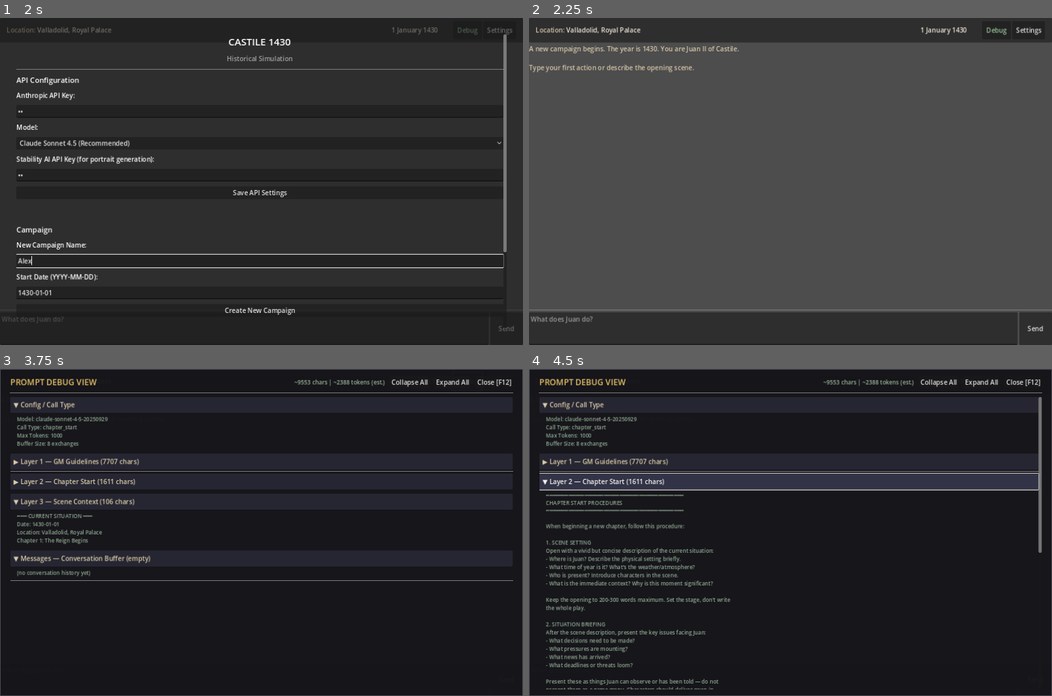
Above: before the commit, frames 1-4 (two rows, left to right).
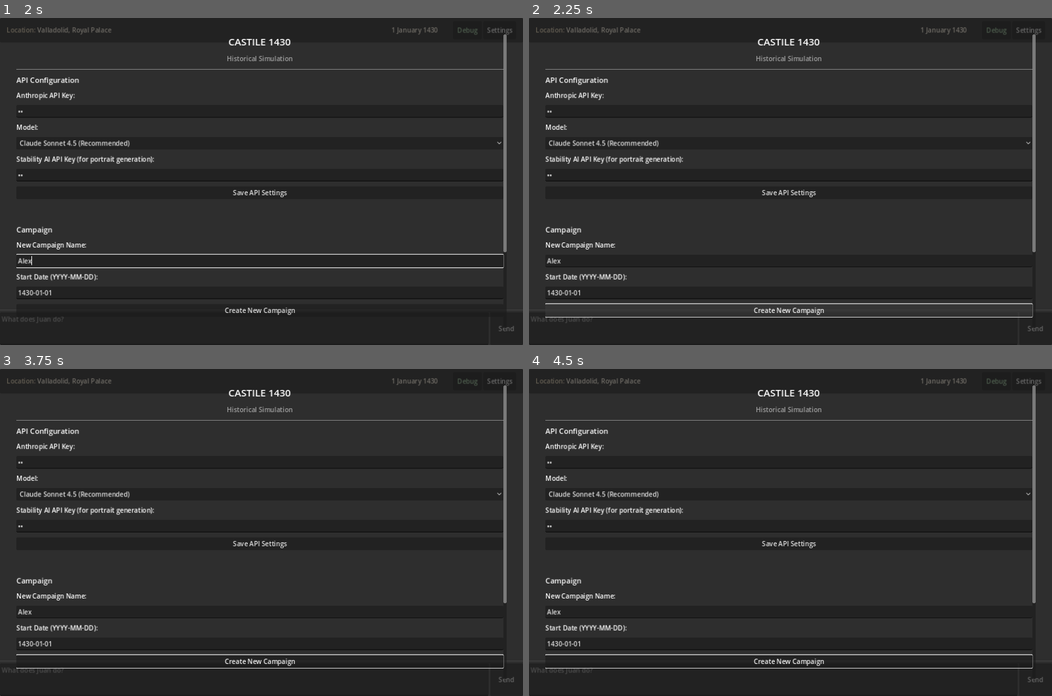
Above: after the commit, the same moments.

Repository: SSicco/History-sim
Game: Godot game, scene res://scenes/main.tscn
The game is run twice, just before and just after one commit, with the same random seed, the same clock (stepped at 60 frames per second) and the same inputs.
Inputs (mouse positions are in pixels of both pictures, inside the frame that each line leads up to):
- Up to frame 1 (2 s): click (245, 328) at 0.52 s; type "12" at 0.6 s; click (261, 112) at 0.75 s; type "12" at 0.83 s; click (261, 174) at 0.98 s; type "12" at 1.07 s; click (261, 259) at 1.27 s; type "Alex" at 1.35 s
- Up to frame 2 (2.25 s): click "Create New Campaign" at 2 s
- Up to frame 3 (3.75 s): click (261, 660) at 2.75 s, where only the run after the commit has a clickable "Create New Campaign"; click "Debug" at 3.5 s
- Up to frame 4 (4.5 s): click (790, 480) at 4.25 s, where only the run before the commit has a clickable "▶ Layer 2 — Chapter Start (16…"

Frame 1 is identical in both runs. In frame 2, 81% of the frame differs, in the area x 0-100%, y 2-100%; in frame 3, 7.2%; in frame 4, 14%.
Error after the commit: Parse Error: Cannot infer the type of "alias_readable" variable because the value doesn't have a set type. (res://scripts/prompt_assembler.gd:209)

Commit message:
Add character-mention resolver to prompt assembler
When the player mentions a character by name or alias in their input,
the prompt engine now automatically looks them up in the character
database and injects their full data into the system prompt under a
"CHARACTERS REFERENCED BY PLAYER" section. This ensures Claude has
the character context it needs even when they aren't in scene_characters.

https://claude.ai/code/session_016DjAE2hwihSi3MhUxuNpF8

Diff:
--- a/scripts/prompt_assembler.gd
+++ b/scripts/prompt_assembler.gd
@@ -63,7 +63,7 @@
 ## Returns {"system": Array, "messages": Array, "max_tokens": int}
 func assemble_prompt(player_input: String) -> Dictionary:
 	var call_type := game_state.current_call_type
-	var system_blocks := _build_system_blocks(call_type)
+	var system_blocks := _build_system_blocks(call_type, player_input)
 	var messages := _build_messages(player_input)
 	var max_tokens: int = MAX_TOKENS.get(call_type, 400)
 
@@ -75,7 +75,7 @@
 
 
 ## Builds the system content blocks with cache control markers.
-func _build_system_blocks(call_type: String) -> Array:
+func _build_system_blocks(call_type: String, player_input: String = "") -> Array:
 	var blocks: Array = []
 
 	# Layer 1 — GM Guidelines (always present, cached)
@@ -106,7 +106,7 @@
 		})
 
 	# Layer 3 — Scene context (cached, updates at scene changes)
-	var scene_context := _build_scene_context()
+	var scene_context := _build_scene_context(player_input)
 	if scene_context != "":
 		blocks.append({
 			"type": "text",
@@ -118,7 +118,8 @@
 
 
 ## Builds scene-specific context from game data.
-func _build_scene_context() -> String:
+## Scans player_input for character mentions and includes their data automatically.
+func _build_scene_context(player_input: String = "") -> String:
 	var parts: PackedStringArray = []
 
 	# Current situation
@@ -128,13 +129,17 @@
 	parts.append("Chapter %d: %s" % [game_state.current_chapter, game_state.chapter_title])
 	parts.append("")
 
+	var characters_data = data_manager.load_json("characters.json")
+	var all_characters: Array = []
+	if characters_data != null and characters_data.has("characters"):
+		all_characters = characters_data["characters"]
+
 	# Characters in scene
 	if not game_state.scene_characters.is_empty():
 		parts.append("═══ CHARACTERS PRESENT ═══")
-		var characters_data = data_manager.load_json("characters.json")
-		if characters_data != null and characters_data.has("characters"):
+		if not all_characters.is_empty():
 			for char_id in game_state.scene_characters:
-				var char_info = _find_character(characters_data["characters"], char_id)
+				var char_info = _find_character(all_characters, char_id)
 				if char_info != null:
 					parts.append(_format_character_context(char_info))
 					parts.append("")
@@ -143,6 +148,21 @@
 				parts.append("- %s" % char_id)
 		parts.append("")
 
+	# Characters referenced in player input but not already in scene
+	if player_input != "" and not all_characters.is_empty():
+		var referenced := _resolve_mentioned_characters(player_input, all_characters)
+		# Filter out characters already in scene
+		var new_refs: Array = []
+		for char_info in referenced:
+			if not game_state.scene_characters.has(char_info.get("id", "")):
+				new_refs.append(char_info)
+		if not new_refs.is_empty():
+			parts.append("═══ CHARACTERS REFERENCED BY PLAYER ═══")
+			for char_info in new_refs:
+				parts.append(_format_character_context(char_info))
+				parts.append("")
+			parts.append("")
+
 	# Running chapter summary
 	if game_state.running_summary != "":
 		parts.append("═══ CHAPTER SUMMARY SO FAR ═══")
@@ -157,6 +177,51 @@
 		if c is Dictionary and c.get("id") == char_id:
 			return c
 	return null
+
+
+## Scans player input for character name/alias mentions.
+## Returns an array of character dictionaries that were referenced.
+func _resolve_mentioned_characters(player_input: String, all_characters: Array) -> Array:
+	var input_lower := player_input.to_lower()
+	var matched: Array = []
+	var matched_ids: Dictionary = {}  # Prevent duplicates
+
+	for c in all_characters:
+		if not c is Dictionary:
+			continue
+		var char_id: String = c.get("id", "")
+		if matched_ids.has(char_id):
+			continue
+
+		# Check character name
+		var char_name: String = c.get("name", "")
+		if char_name != "" and input_lower.contains(char_name.to_lower()):
+			matched.append(c)
+			matched_ids[char_id] = true
+			continue
+
+		# Check aliases
+		var aliases: Array = c.get("aliases", [])
+		var found := false
+		for alias in aliases:
+			if alias is String and alias != "":
+				# Match alias as a word boundary: convert underscores to spaces for matching
+				var alias_readable := alias.replace("_", " ").to_lower()
+				if input_lower.contains(alias_readable):
+					matched.append(c)
+					matched_ids[char_id] = true
+					found = true
+					break
+		if found:
+			continue
+
+		# Check title (partial match on significant parts)
+		var title: String = c.get("title", "")
+		if title != "" and title.length() > 4 and input_lower.contains(title.to_lower()):
+			matched.append(c)
+			matched_ids[char_id] = true
+
+	return matched
 
 
 func _format_character_context(char_data: Dictionary) -> String:
@@ -268,7 +333,7 @@
 ## missing_hints: Context gaps from previous attempt (used for final attempt guidance).
 func assemble_enriched_prompt(player_input: String, enrichment_text: String, is_final_attempt: bool, missing_hints: Array) -> Dictionary:
 	var call_type := game_state.current_call_type
-	var system_blocks := _build_system_blocks(call_type)
+	var system_blocks := _build_system_blocks(call_type, player_input)
 	var messages := _build_messages(player_input)
 	var max_tokens: int = MAX_TOKENS.get(call_type, 400)
 
